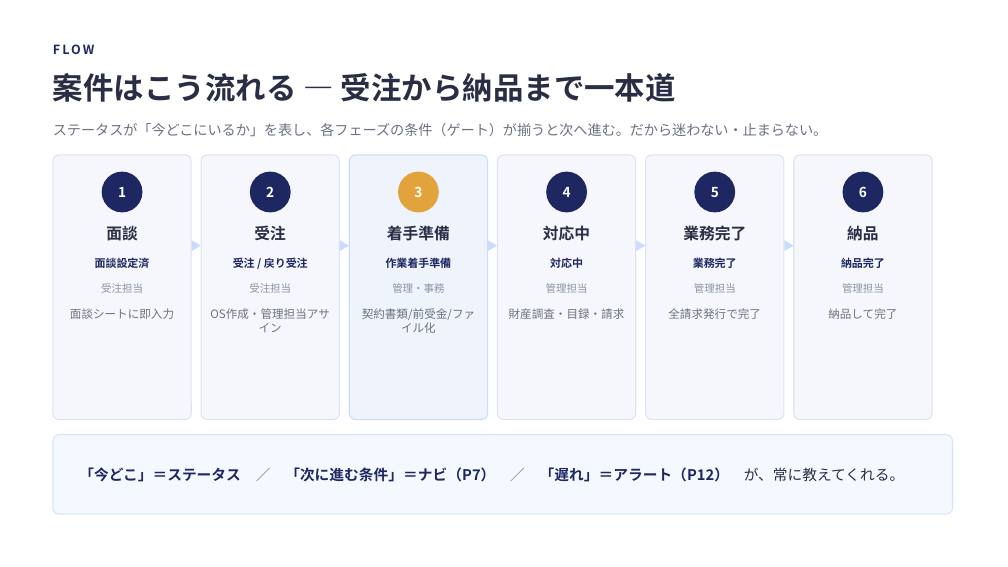
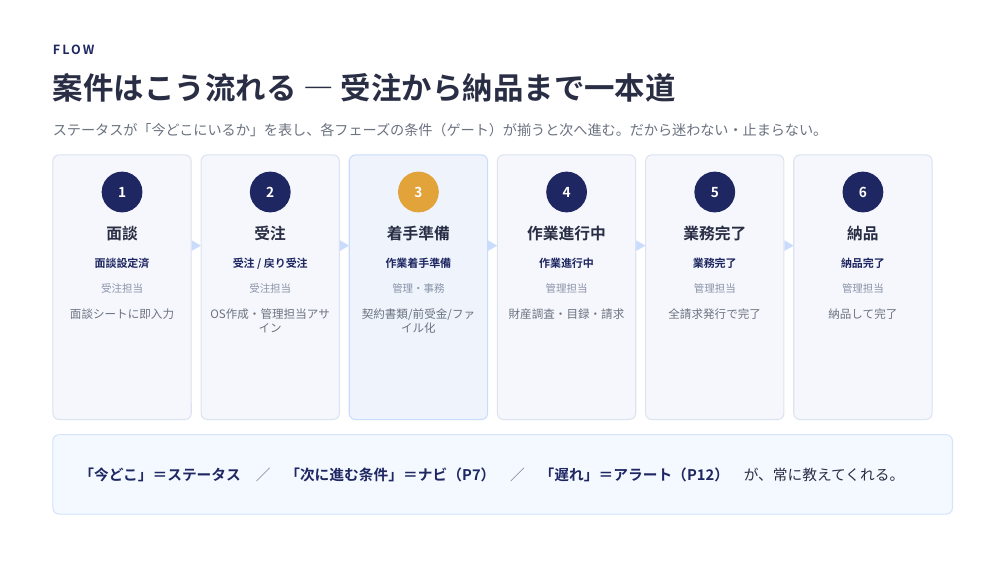
Before and after one commit to IVipcy/SouzokPlatform, a slide deck: slide 4 of docs/新システム移行説明会_rev2.pptx. Drawn at 1008x567 pixels with LibreOffice and Linux fonts; fonts in the diff are those of the drawing. Boxes give left, top, right and bottom in pixels: in the first picture for what was removed or moved away, otherwise in the second. Text is boxed around its words. In the diff, an @@ line names an element or a change of style, - is before the commit and + after.

```diff
--- a/docs/新システム移行説明会_rev2.pptx
+++ b/docs/新システム移行説明会_rev2.pptx
@@ text at (527, 225, 606, 241): text changed @@
-対応中
+作業進行中
@@ text at (539, 257, 594, 268): text changed @@
-対応中
+作業進行中
```
Also in this commit, not shown: 10 other files.
